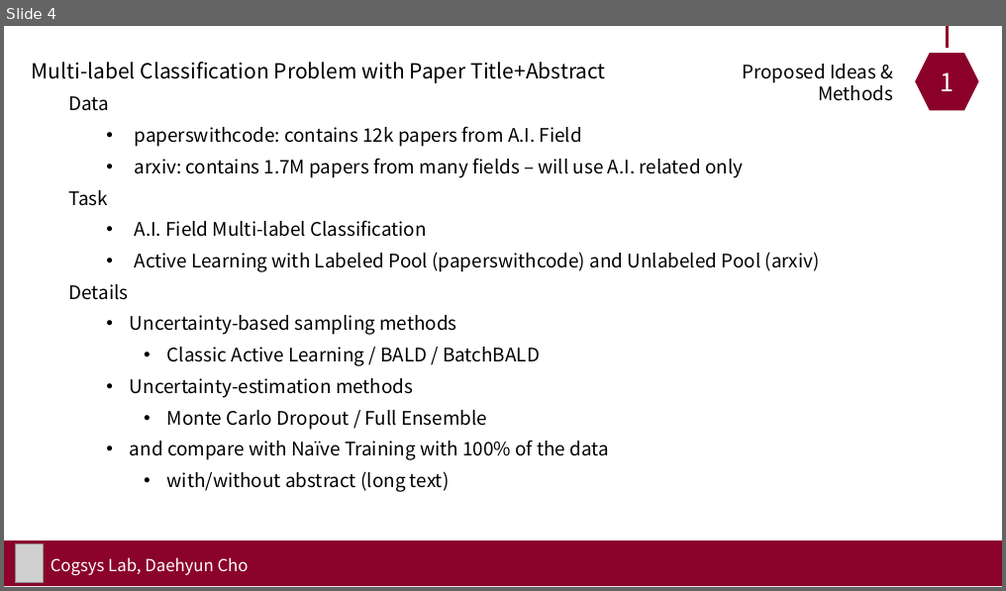
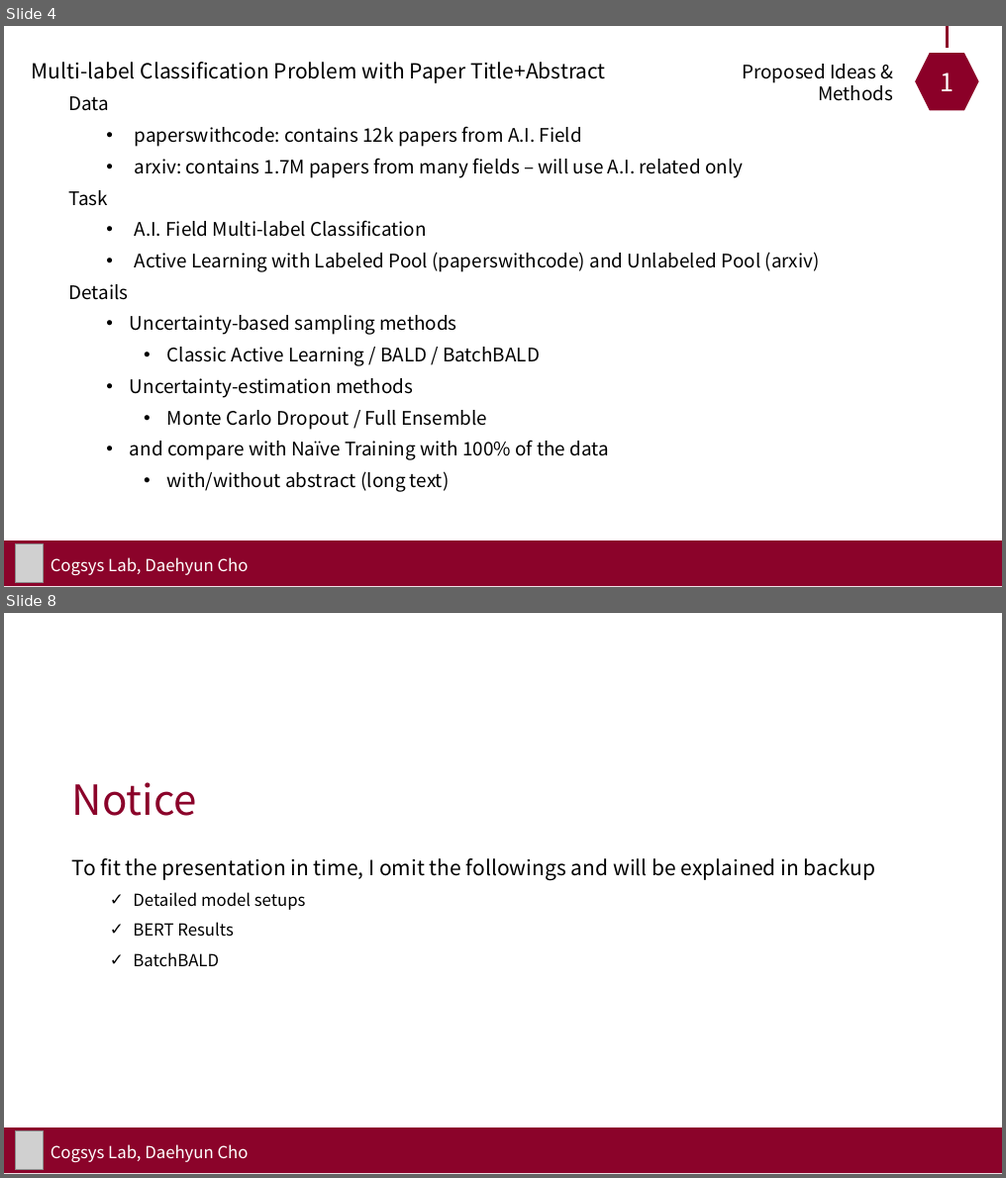
Before and after one commit to 1pha/BayesianActiveLearning, a slide deck: assets/presentations/Final Presentation.pptx. Shown one above the other, each under a label of ours: slide 4 before the commit, slides 4 and 8 after it; the slides between them are not shown. The pictures are 1006x591 and 1006x1178 pixels, drawn with LibreOffice and Linux fonts; fonts in the diff are those of the drawing; grey boxes stand for pictures. Boxes give left, top, right and bottom in pixels: in the first picture for what was removed or moved away, otherwise in the second. Text is boxed around its words. In the diff, an @@ line names an element or a change of style, - is before the commit and + after.

```diff
--- a/assets/presentations/Final Presentation.pptx
+++ b/assets/presentations/Final Presentation.pptx
@@ slide 8 added at box(4, 613, 1002, 1174), background #FFFFFF @@
@@ text added at box(72, 782, 197, 816), 40 pt, text #8B032A @@
+Notice
@@ text added at box(72, 859, 875, 967), 20 pt, text #000000 @@
+To fit the presentation in time, I omit the followings and will be explained in backup
+  ✓ Detailed model setups
+  ✓ BERT Results
+  ✓ BatchBALD
@@ rectangle added at box(4, 1128, 1002, 1173), fill #8B032A @@
@@ picture added at box(15, 1132, 43, 1170) @@
@@ text added at box(51, 1145, 249, 1162), 16 pt, text #FFFFFF @@
+Cogsys Lab, Daehyun Cho
```
Also in this commit, not shown: 4 slides changed, 16 other slides added, 7 other files.
